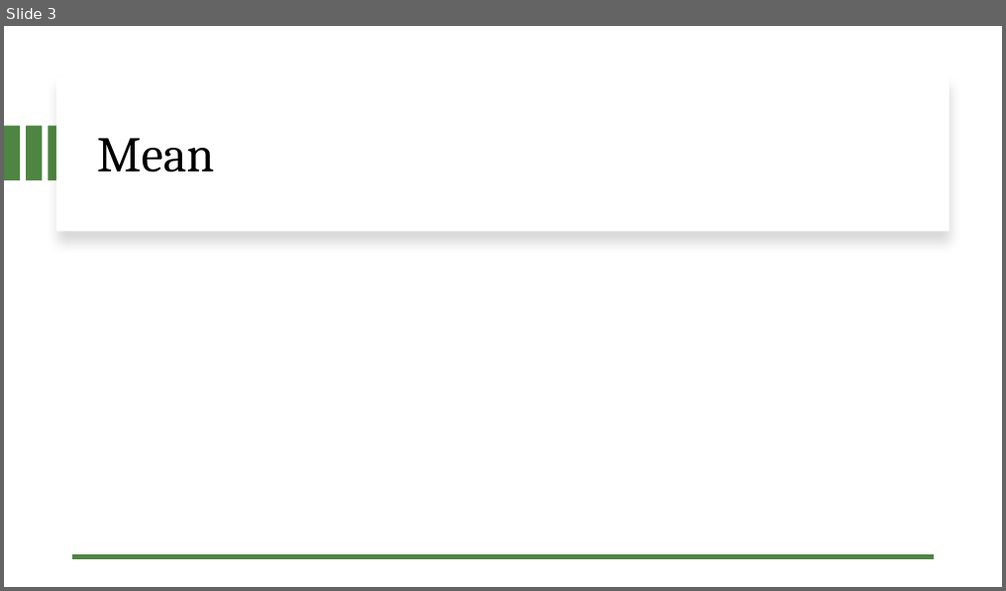
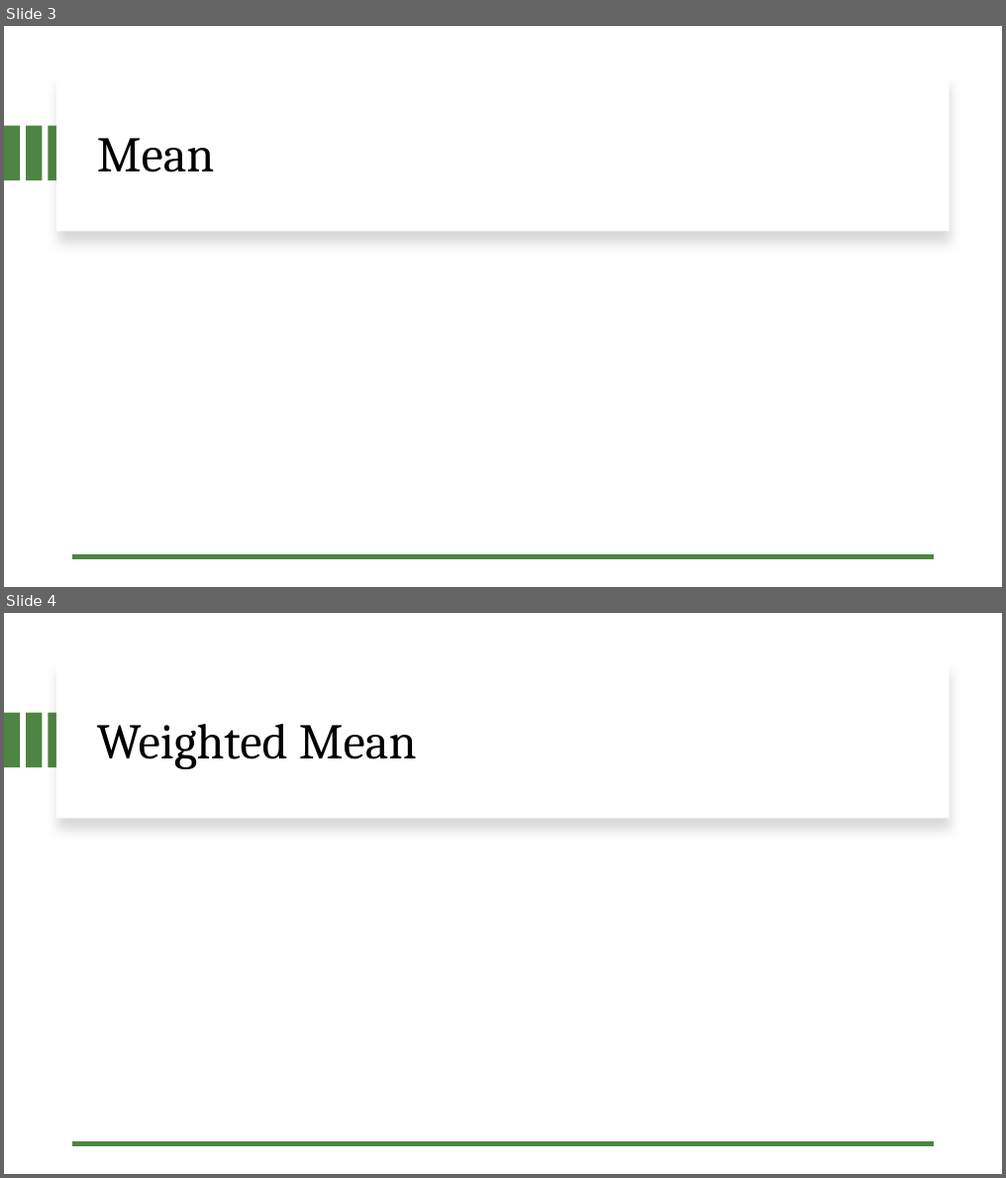
Before and after one commit to Sanjana-max/Analysis, a slide deck: Statistics.pptx. Shown one above the other, each under a label of ours: slide 3 before the commit, slides 3 and 4 after it. The pictures are 1006x591 and 1006x1178 pixels, drawn with LibreOffice and Linux fonts; fonts in the diff are those of the drawing; grey boxes stand for pictures. Boxes give left, top, right and bottom in pixels: in the first picture for what was removed or moved away, otherwise in the second. Text is boxed around its words. In the diff, an @@ line names an element or a change of style, - is before the commit and + after.

Commit message:
Weighted Mean analysis
Understanding the significance of weighted mean over simple mean

```diff
--- a/Statistics.pptx
+++ b/Statistics.pptx
@@ slide 4 added at [4,613,1002,1174], background #FFFFFF @@
@@ rectangle added at [56,663,949,818], fill #FFFFFF @@
@@ rectangle added at [4,713,20,768], fill #4E8542 @@
@@ rectangle added at [26,713,42,768], fill #4E8542 @@
@@ rectangle added at [49,713,63,768], fill #4E8542 @@
@@ title added at [97,724,417,769], 48 pt, text #000000 @@
+Weighted Mean
@@ line added from (934, 1144) to (73, 1144), #4E8542 4.5 pt @@
```
Also in this commit, not shown: 2 other files.
